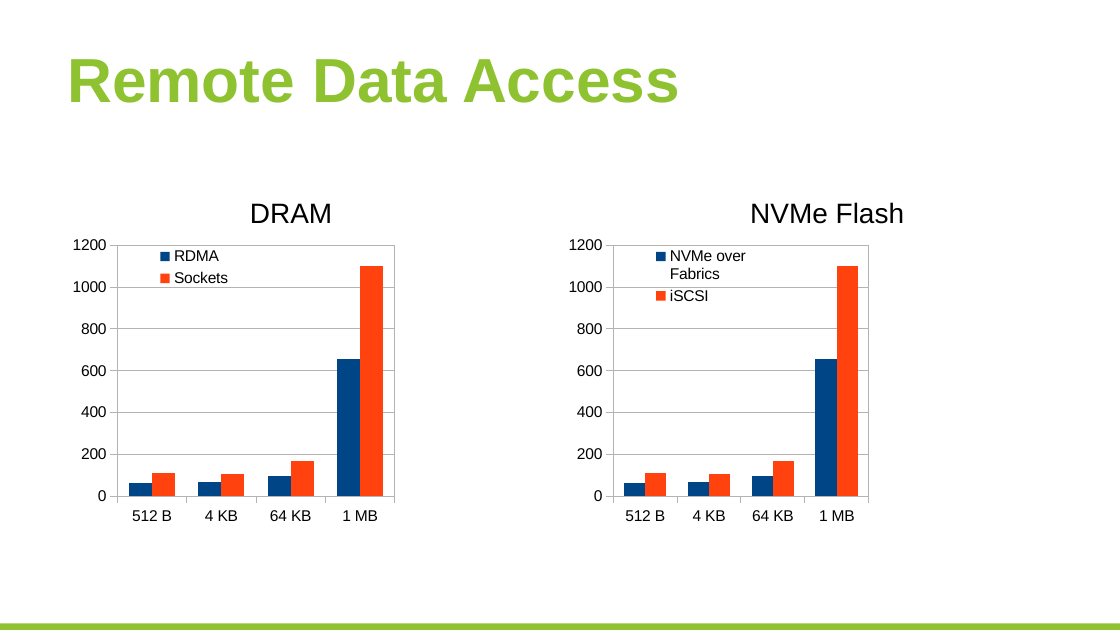
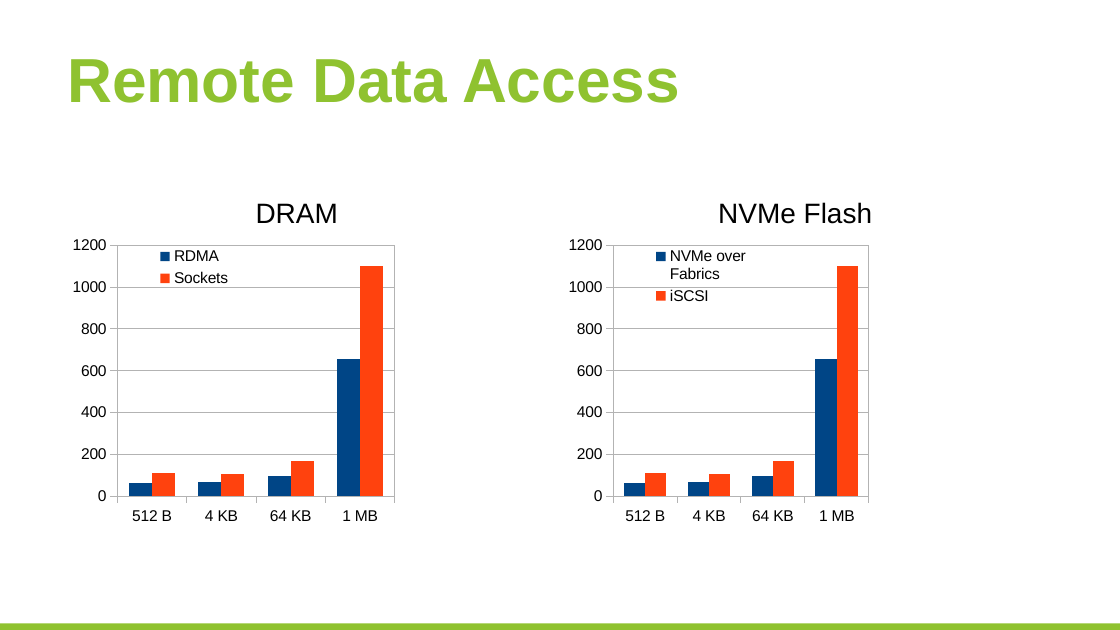
Before and after one commit to huangyibo/spark-summit-17, a slide deck: slide 4 of template.odp. Drawn at 1120x630 pixels with LibreOffice and Linux fonts; fonts in the diff are those of the drawing; background and template pictures are left out. Boxes give left, top, right and bottom in pixels: in the first picture for what was removed or moved away, otherwise in the second. Text is boxed around its words. In the diff, an @@ line names an element or a change of style, - is before the commit and + after.

```diff
--- a/template.odp
+++ b/template.odp
@@ text "DRAM" at bbox=[256, 203, 338, 223]: alignment left to centre @@
@@ text "NVMe Flash": place and size @@
-text "NVMe Flash" at bbox=[750, 202, 904, 224]
+text "NVMe Flash" at bbox=[718, 202, 872, 224]
@@ text "NVMe Flash" at bbox=[718, 202, 872, 224]: alignment left to centre @@
```
Also in this commit, not shown: 2 slides added.
